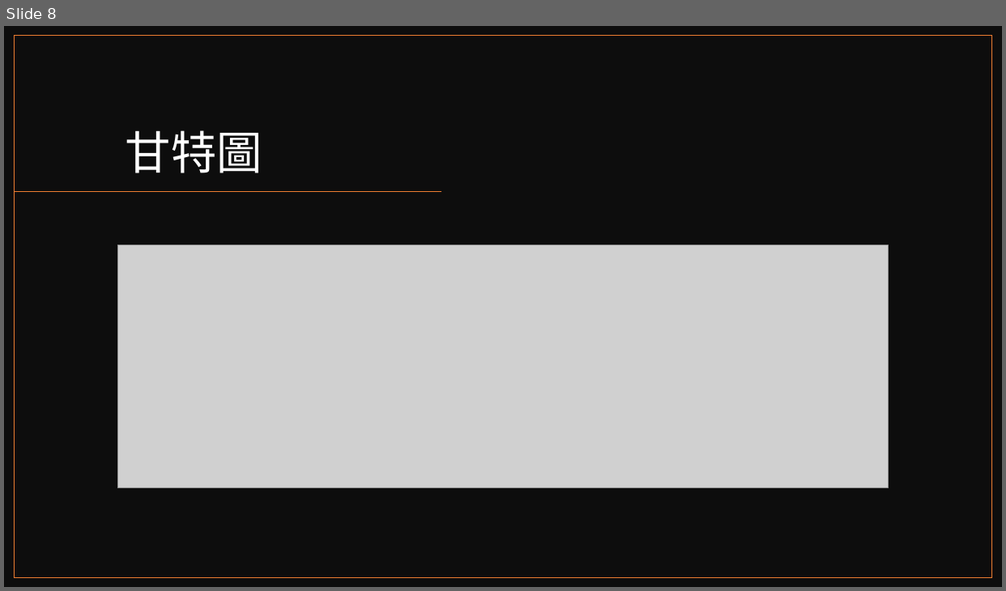
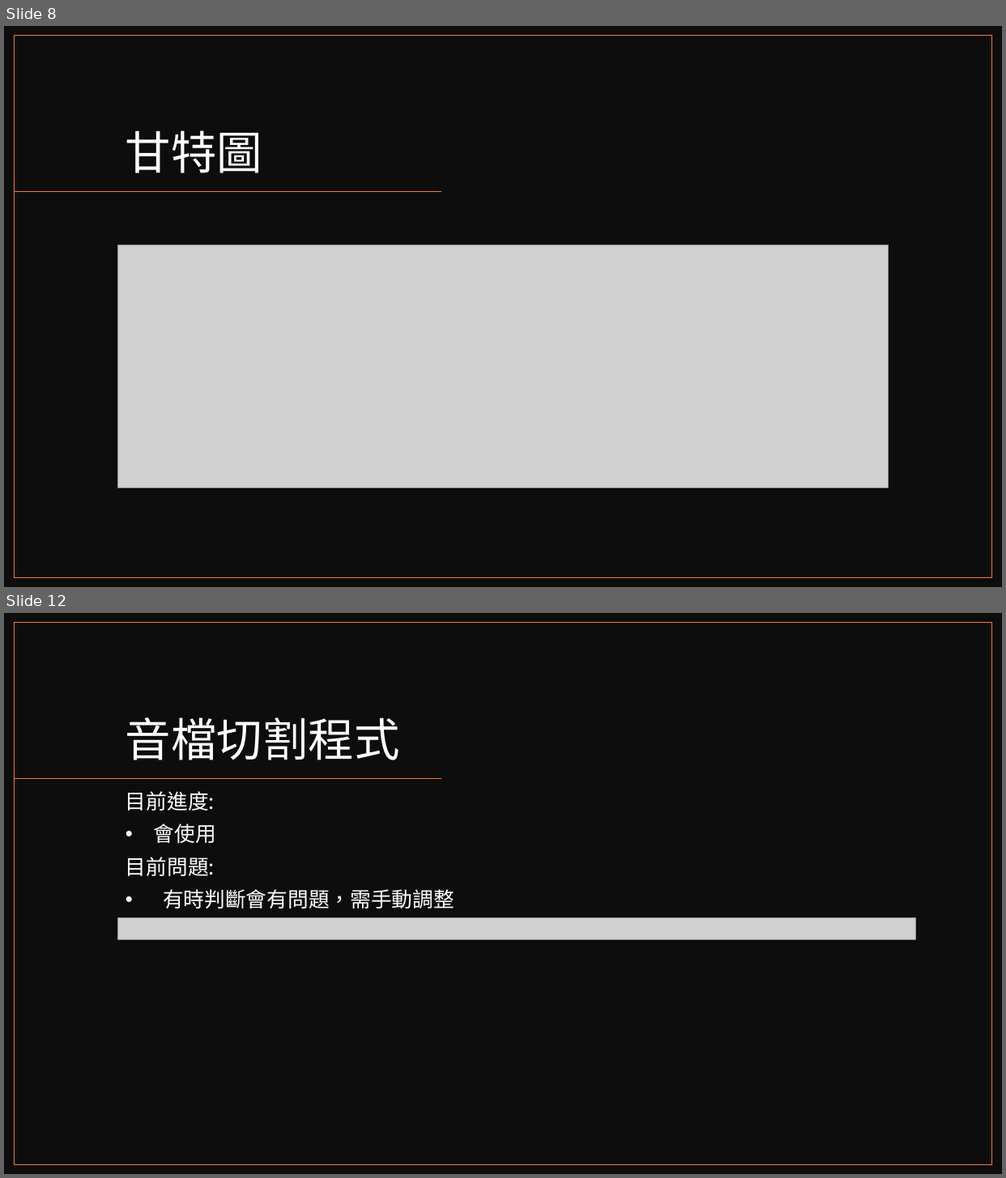
Before and after one commit to reworld223/Japanese-Speech-Assessment, a slide deck: 日語發音矯正系統.pptx. Shown one above the other, each under a label of ours: slide 8 before the commit, slides 8 and 12 after it; the slides between them are not shown. The pictures are 1006x591 and 1006x1178 pixels, drawn with LibreOffice and Linux fonts; fonts in the diff are those of the drawing; grey boxes stand for pictures. Boxes give left, top, right and bottom in pixels: in the first picture for what was removed or moved away, otherwise in the second. Text is boxed around its words. In the diff, an @@ line names an element or a change of style, - is before the commit and + after.

```diff
--- a/日語發音矯正系統.pptx
+++ b/日語發音矯正系統.pptx
@@ slide 12 added at <box>4,613,1002,1174</box>, background #FFFFFF @@
@@ rectangle added at <box>4,613,1002,1174</box>, fill #0D0D0D @@
@@ rectangle added at <box>15,623,992,1165</box>, outline #ED7D31 1 pt @@
@@ title added at <box>126,717,400,760</box>, 44 pt, text #FFFFFF @@
+音檔切割程式
@@ line added from (442, 779) to (15, 779), #ED7D31 1 pt @@
@@ text added at <box>126,791,454,909</box>, 20 pt, text #FFFFFF @@
+目前進度:
+• 會使用
+目前問題:
+• 有時判斷會有問題，需手動調整
@@ picture added at <box>117,918,915,939</box> @@
```
Also in this commit, not shown: 2 slides changed, 13 other slides added, 1 other file.
